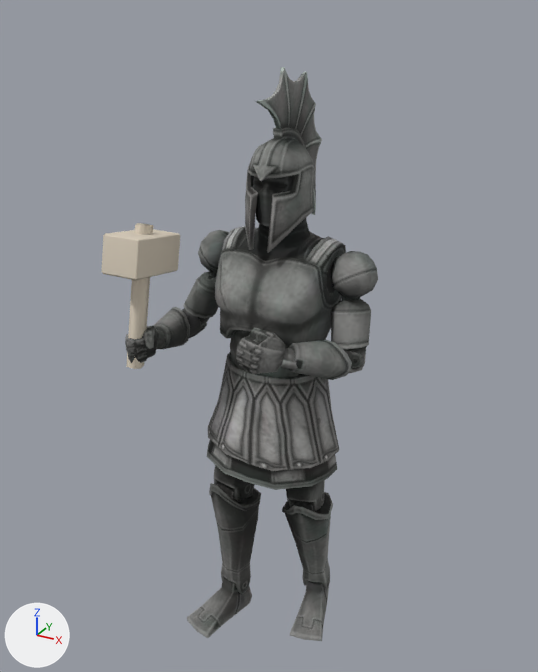
An edit to the glTF model public/assets/unit-models/53-automaton.glb, drawn before and after from the same camera.
The view is the same before and after, from a camera (50 mm lens) standing at (1.58, -2.91, 3.28) and looking at (-0.07, 0.1, 1.78). The lights are fixed; the arrows at lower left show +X, +Y and +Z. The picture after the commit comes second. Vertices at exactly the same position are counted once.

Before the edit, the objects in view are built like this:
```python
mat_material_1 = principled_material('Material_1')
mat_material_1.base_color = (0.72, 0.64, 0.52)  # pale yellow #ddd1bf
mat_material_1.metallic = 0.05
mat_material_1.roughness = 0.9
me_mesh_0 = bpy.data.meshes.new('Mesh_0')
me_mesh_0.from_pydata(...)  # 2024 vertices, 3902 faces; spans x -0.68..0.43, y -0.48..0.62, z 0.0..3.05
# faces by material slot: [3838, 64]
me_mesh_0.materials.append(mat_material_0)  # picture img_image_0
me_mesh_0.materials.append(mat_material_1)  # pale yellow #ddd1bf
ob_mesh_0 = bpy.data.objects.new('Mesh_0', me_mesh_0)
ob_mesh_0.location = (0.0, 0.0, 0.0)
```
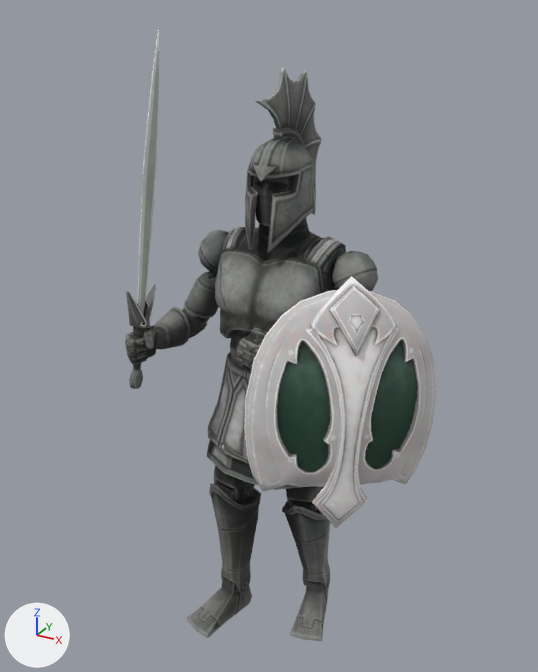
Pixel boxes (x1, y1, x2, y2) of what changed, in the pictures (538 x 672 px):
'Mesh_0', reshaped (13% wider, 6% taller)
    before: (102, 67, 378, 641)
    after: (125, 30, 436, 641)
part 1 of me_mesh_0, added
    after: (244, 276, 436, 528)
part 2 of me_mesh_0, added
    after: (126, 284, 157, 328)
part 3 of me_mesh_0, reshaped
    before: (102, 223, 180, 369)
    after: (129, 30, 160, 389)

What the commit changed:
Picture 'Image_2' (img_image_2) is new.
Picture 'Image_1' (img_image_1) is new.
In material 'Material_1' (mat_material_1), base_color is no longer (0.72, 0.64, 0.52), pale yellow #ddd1bf.
In material 'Material_1' (mat_material_1), texture is now set to img_image_1.
In material 'Material_1' (mat_material_1), roughness goes from 0.9 to 0.85.
Material 'Material_2' (mat_material_2) is new.
Its texture is img_image_2.
Its metallic is 0.05.
Its roughness is 0.85.
me_mesh_0 is used by ob_mesh_0; location (0.0, 0.0, 0.0).
me_mesh_0 had 2024 vertices, 3902 faces and spanned x -0.68..0.43, y -0.48..0.62, z 0.0..3.05.
me_mesh_0 now has 2399 vertices, 4628 faces and spans x -0.68..0.77, y -0.43..0.62, z 0.0..3.2.
me_mesh_0 part 1: a new loose piece of 255 vertices spanning x 0.05..0.77, y -0.38..0.24, z 0.98..2.2, in mat_material_2 (picture img_image_2).
me_mesh_0 part 2: a new loose piece of 94 vertices spanning x -0.59..-0.5, y -0.42..-0.17, z 1.89..2.1, in mat_material_1 (picture img_image_1).
Part 3, on me_mesh_0:
33 vertices are removed from x -0.66..-0.43, y -0.48..-0.07, z 1.69..2.38.
64 faces are deleted.
3 vertices move from x -0.57..-0.56, y -0.29..-0.21, z 2.37..2.38 to x -0.53..-0.52, y -0.24..-0.23, z 2.63..2.69.
59 vertices are added at x -0.57..-0.51, y -0.42..-0.08, z 1.59..3.2.
100 new faces join them, mat_material_1 (picture img_image_1).
me_mesh_0 gains material mat_material_2 (picture img_image_2).
